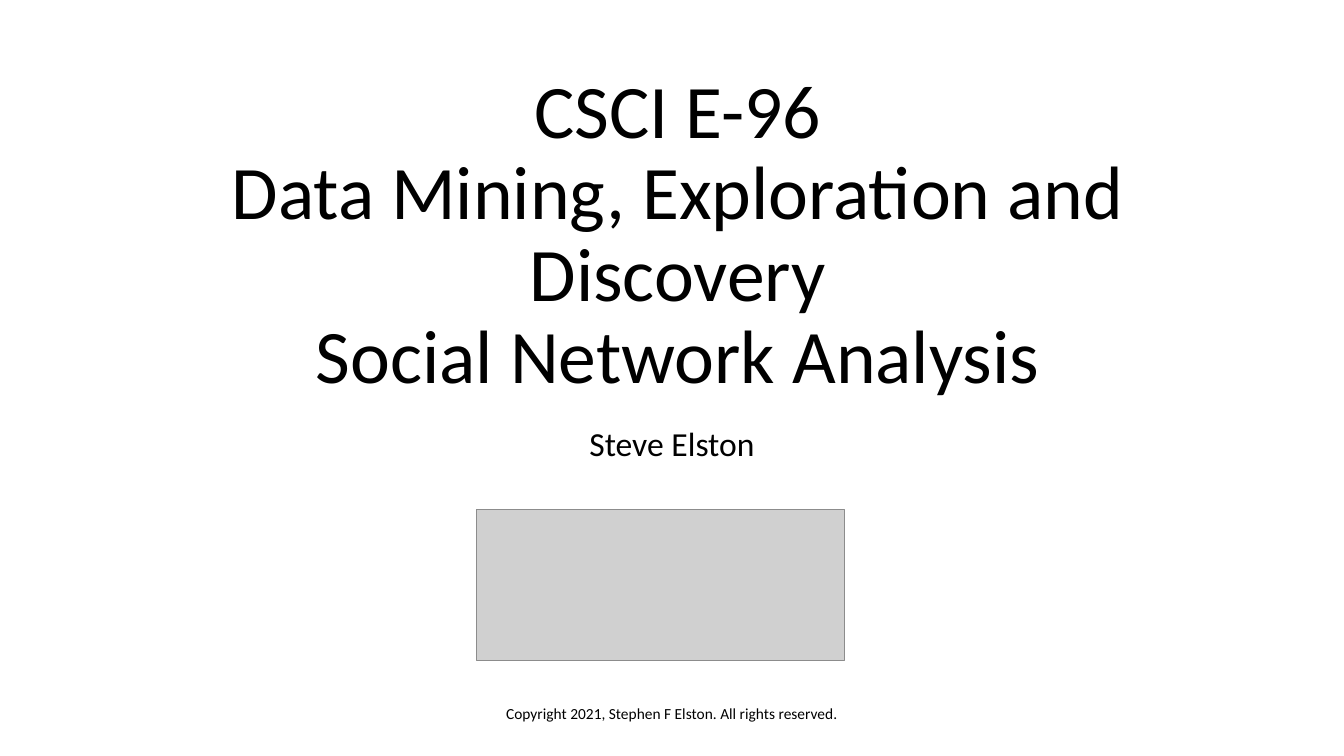
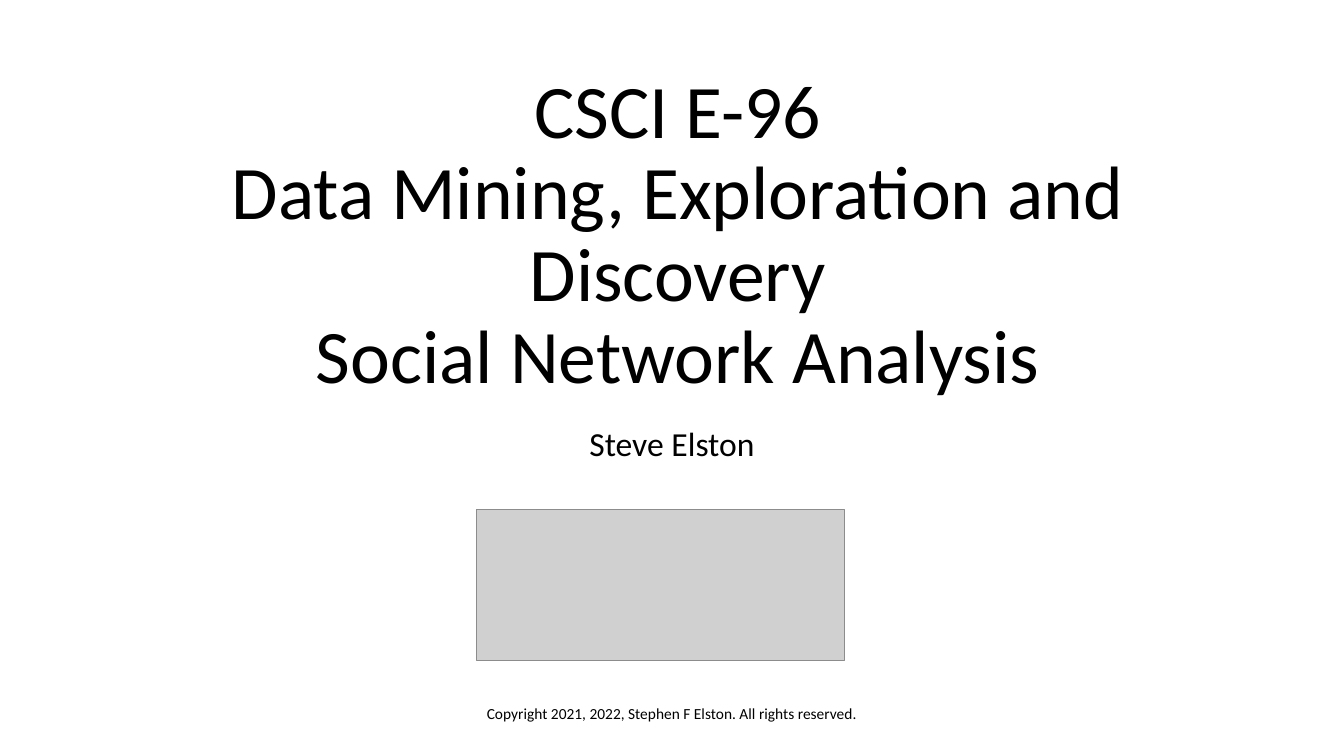
Before and after one commit to StephenElston/CSCI-E-108, a slide deck: slide 1 of slides/9_SocialNetworkAnalysis.pptx. Drawn at 1344x756 pixels with LibreOffice and Linux fonts; fonts in the diff are those of the drawing; grey boxes stand for pictures. Boxes give left, top, right and bottom in pixels: in the first picture for what was removed or moved away, otherwise in the second. Text is boxed around its words. In the diff, an @@ line names an element or a change of style, - is before the commit and + after.

Commit message:
Updated slides and added examples

```diff
--- a/slides/9_SocialNetworkAnalysis.pptx
+++ b/slides/9_SocialNetworkAnalysis.pptx
@@ text at (487, 708, 857, 722): text changed @@
-Copyright 2021, Stephen F Elston. All rights reserved.
+Copyright 2021, 2022, Stephen F Elston. All rights reserved.
```
